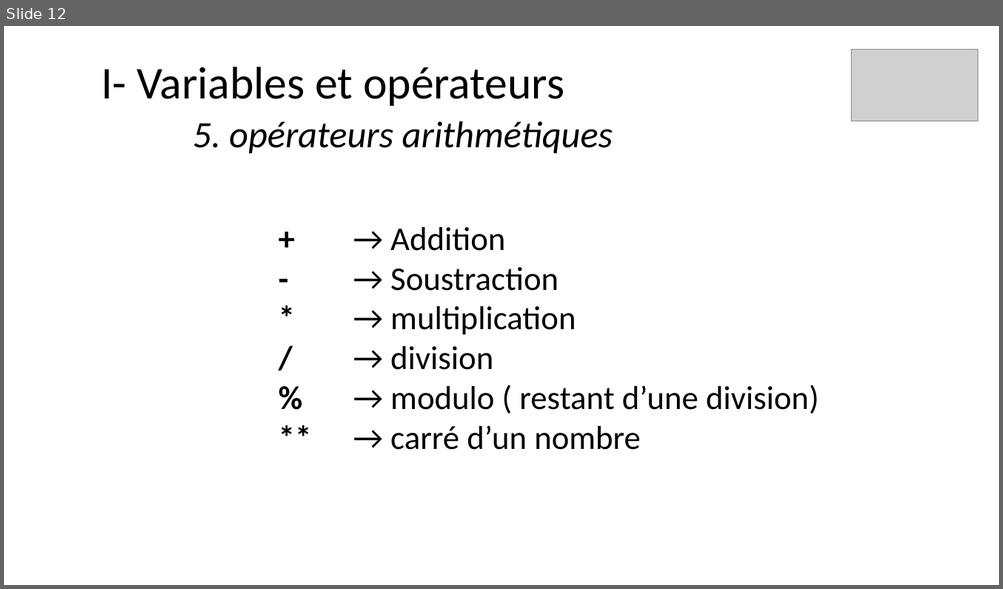
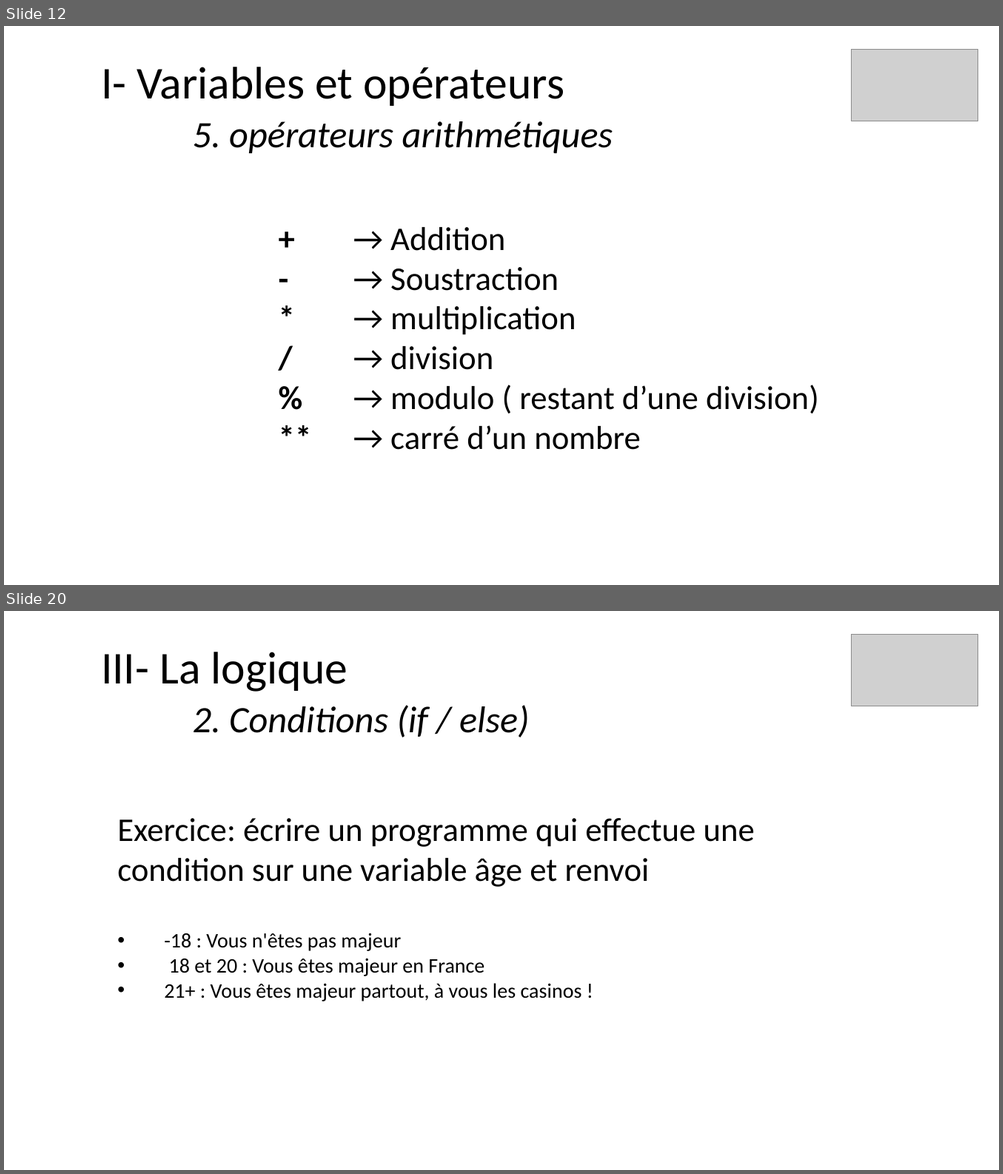
Before and after one commit to ArMb57/JavaScript, a slide deck: cours.pptx. Shown one above the other, each under a label of ours: slide 12 before the commit, slides 12 and 20 after it; the slides between them are not shown. The pictures are 1003x589 and 1003x1174 pixels, drawn with LibreOffice and Linux fonts; fonts in the diff are those of the drawing; grey boxes stand for pictures. Boxes give left, top, right and bottom in pixels: in the first picture for what was removed or moved away, otherwise in the second. Text is boxed around its words. In the diff, an @@ line names an element or a change of style, - is before the commit and + after.

```diff
--- a/cours.pptx
+++ b/cours.pptx
@@ slide 20 added at [4, 611, 999, 1170], background #FFFFFF @@
@@ title added at [101, 652, 529, 738], 36 pt, text #000000, italic @@
+III- La logique
+2. Conditions (if / else)
@@ picture added at [851, 634, 978, 706] @@
@@ text added at [117, 818, 754, 1002], 20 pt, text #000000 @@
+Exercice: écrire un programme qui effectue une condition sur une variable âge et renvoi
+• -18 : Vous n'êtes pas majeur
+• 18 et 20 : Vous êtes majeur en France
+• 21+ : Vous êtes majeur partout, à vous les casinos !
```
Also in this commit, not shown: 15 other slides added, 8 other files.
